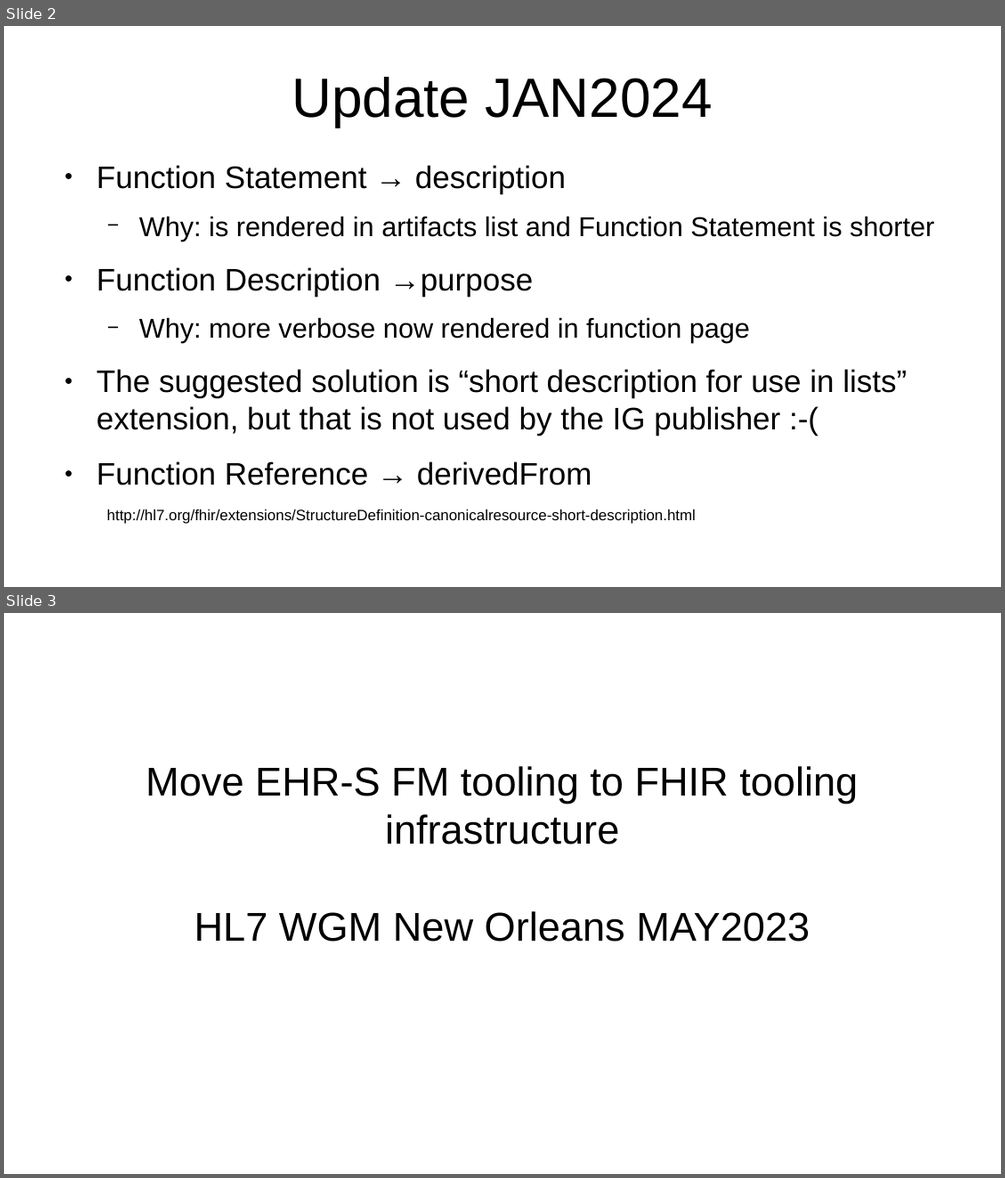
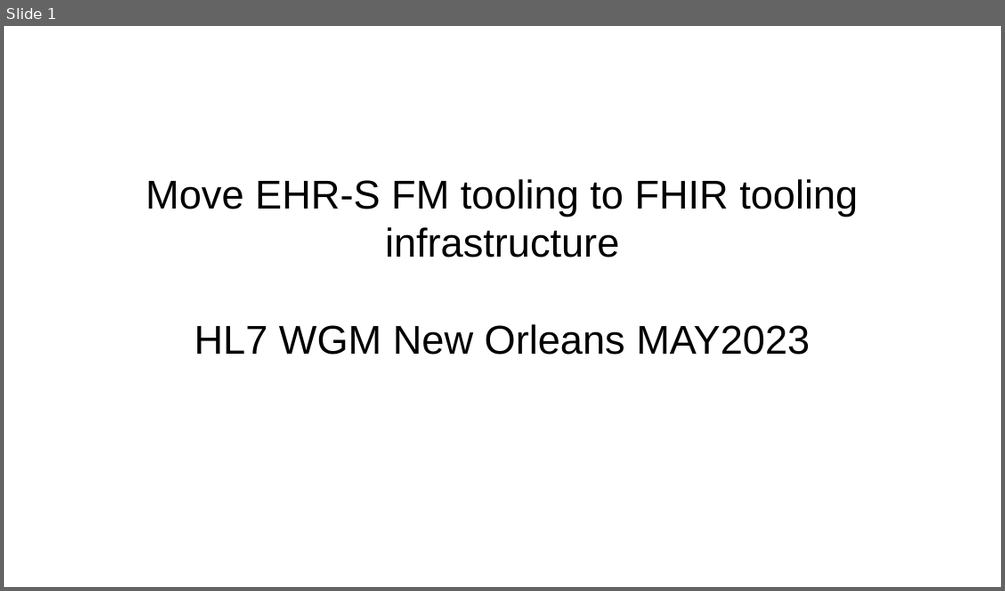
Before and after one commit to mvdzel/ehrsfm-fhir-r5, a slide deck: docs/ehrsfm-tool-fhir_MAY2023.odp. Shown one above the other, each under a label of ours: slides 2 and 3 before the commit, slide 1 after it. The pictures are 1005x1178 and 1005x591 pixels, drawn with LibreOffice and Linux fonts; fonts in the diff are those of the drawing. Boxes give left, top, right and bottom in pixels: in the first picture for what was removed or moved away, otherwise in the second. Text is boxed around its words. In the diff, an @@ line names an element or a change of style, - is before the commit and + after.

```diff
--- a/docs/ehrsfm-tool-fhir_MAY2023.odp
+++ b/docs/ehrsfm-tool-fhir_MAY2023.odp
@@ slide 2 removed at <box>4,26,1001,587</box>, background #FFFFFF @@
@@ title removed at <box>291,77,712,127</box> @@
-Update JAN2024
@@ text removed at <box>97,165,934,485</box> @@
-● Function Statement → description
-  − Why: is rendered in artifacts list and Function Statement is shorter
-● Function Description →purpose
-  − Why: more verbose now rendered in function page
-● The suggested solution is “short description for use in lists” extension, but that is not used by the IG publisher :-(
-● Function Reference → derivedFrom
@@ text removed at <box>107,508,696,524</box> @@
-http://hl7.org/fhir/extensions/StructureDefinition-canonicalresource-short-description.html
@@ what was slide 3 is now slide 1 @@
```
Also in this commit, not shown: 1 other slide removed, 3 other files.
